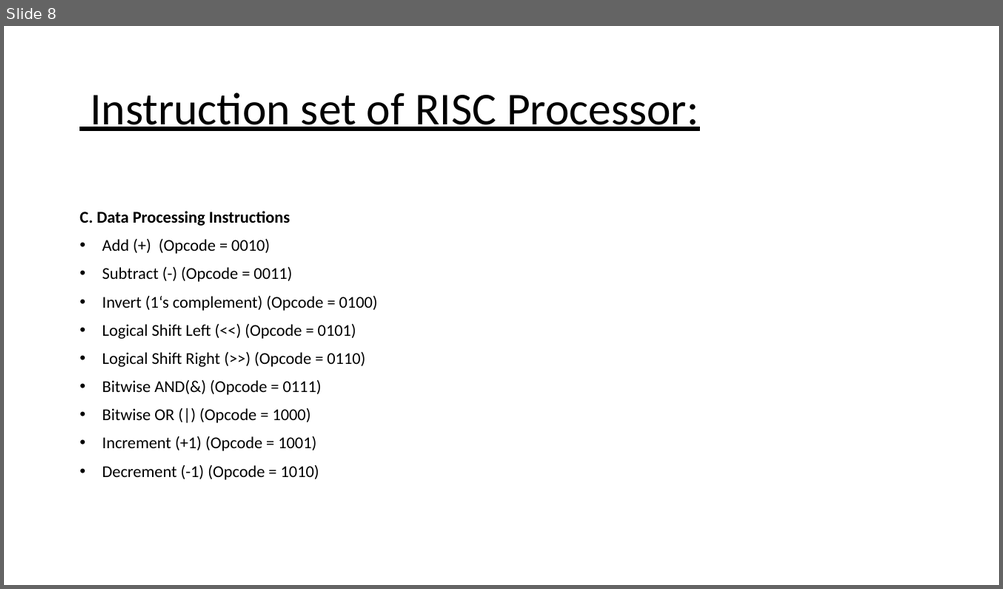
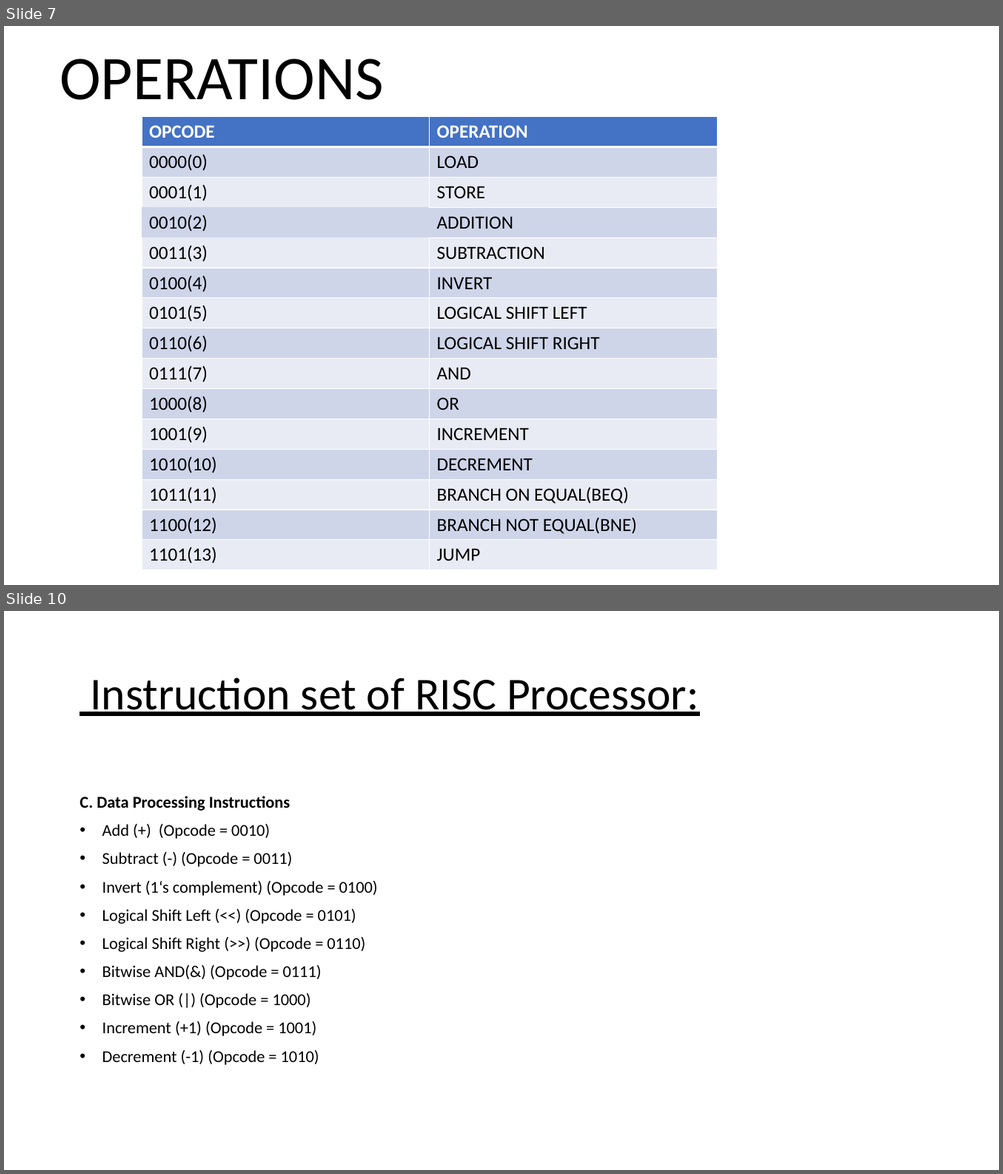
Before and after one commit to srilven/svfinal_risc, a slide deck: SV_final_project_ppt.pptx. Shown one above the other, each under a label of ours: slide 8 before the commit, slides 7 and 10 after it; the slides between them are not shown. The pictures are 1003x589 and 1003x1174 pixels, drawn with LibreOffice and Linux fonts; fonts in the diff are those of the drawing. Boxes give left, top, right and bottom in pixels: in the first picture for what was removed or moved away, otherwise in the second. Text is boxed around its words. In the diff, an @@ line names an element or a change of style, - is before the commit and + after.

```diff
--- a/SV_final_project_ppt.pptx
+++ b/SV_final_project_ppt.pptx
@@ slide 7 added at bbox=[4, 26, 999, 585], background #FFFFFF @@
@@ title added at bbox=[60, 59, 384, 100], 60 pt, text #000000 @@
+OPERATIONS
@@ table added at bbox=[142, 117, 717, 567], 15 rows, 2 columns @@
+OPCODE | OPERATION
+0000(0) | LOAD
+0001(1) | STORE
+0010(2) | ADDITION
+0011(3) | SUBTRACTION
+0100(4) | INVERT
+0101(5) | LOGICAL SHIFT LEFT
+0110(6) | LOGICAL SHIFT RIGHT
+0111(7) | AND
+1000(8) | OR
+1001(9) | INCREMENT
+1010(10) | DECREMENT
+1011(11) | BRANCH ON EQUAL(BEQ)
+1100(12) | BRANCH NOT EQUAL(BNE)
+1101(13) | JUMP
@@ what was slide 8 is now slide 10 @@
```
Also in this commit, not shown: 4 slides changed, 1 other slide added, 1 slide removed.
